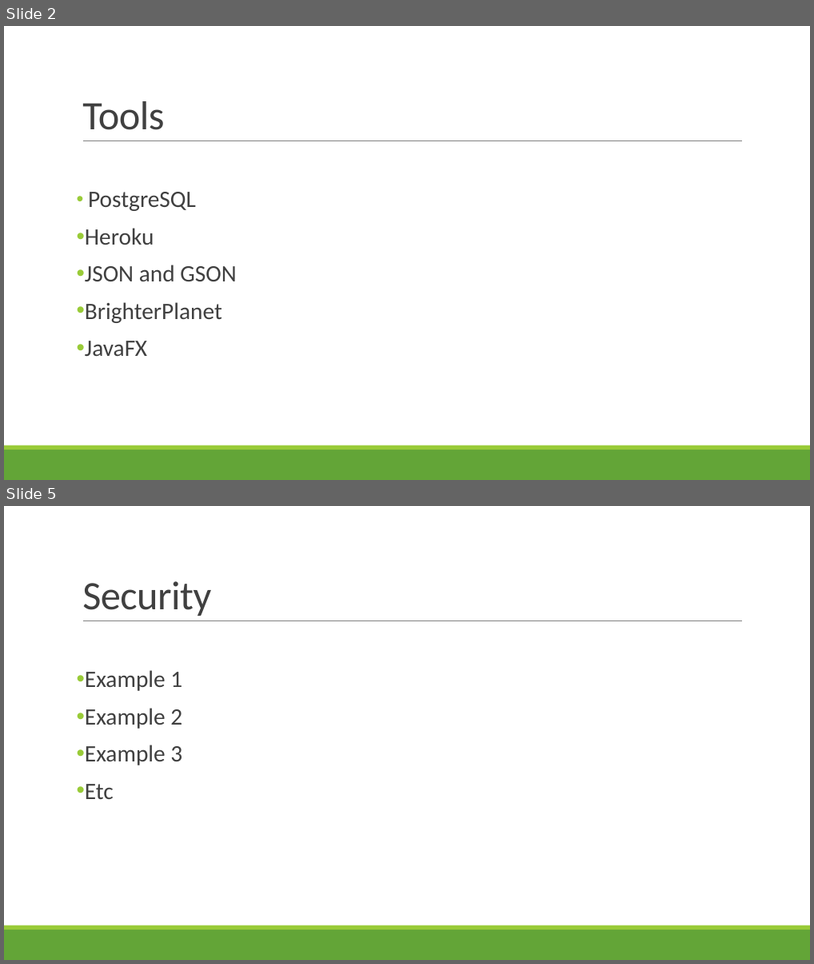
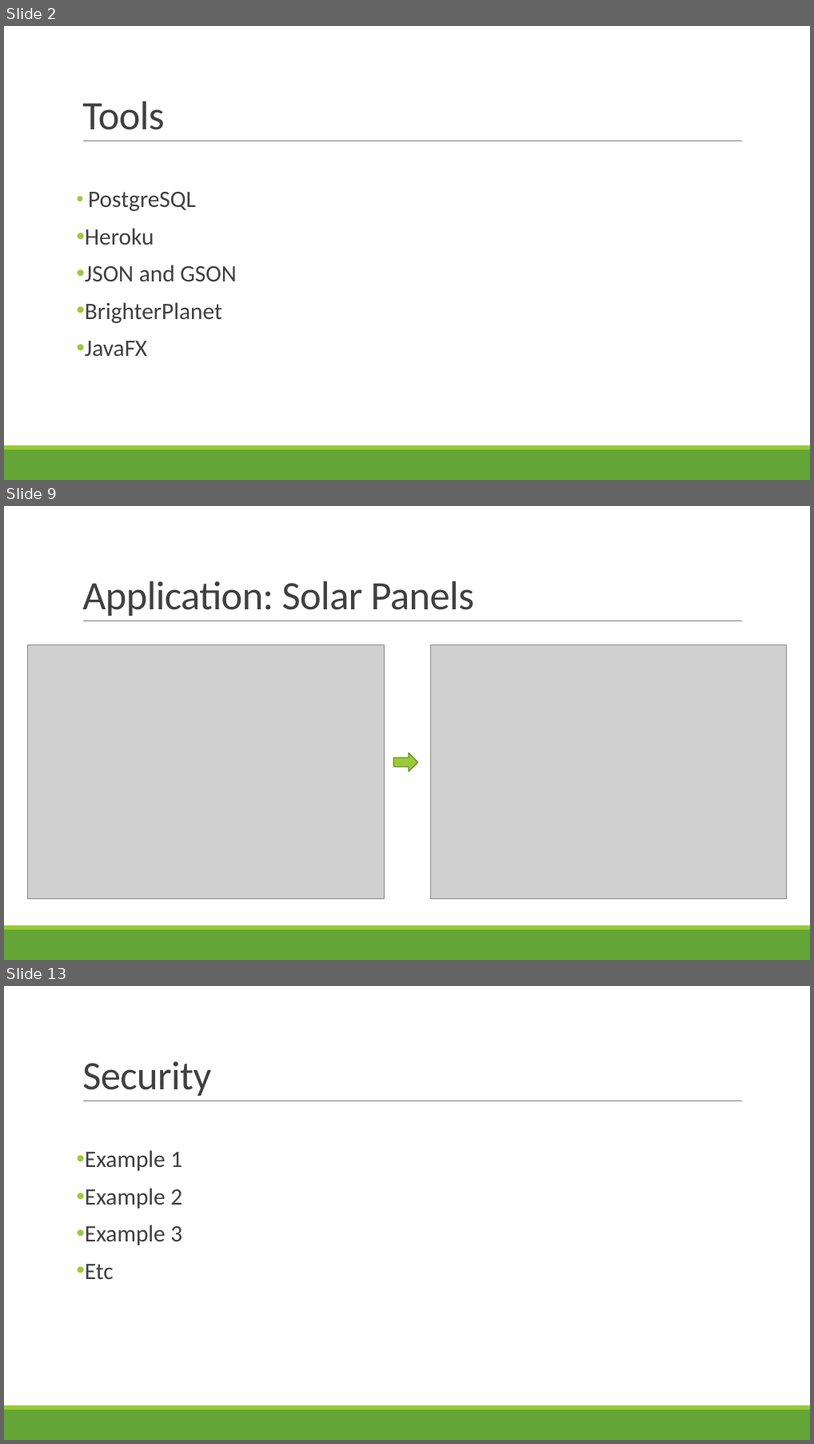
Before and after one commit to shossains/OOPProject, a slide deck: PpGoGreen.pptx. Shown one above the other, each under a label of ours: slides 2 and 5 before the commit, slides 2, 9 and 13 after it; the slides between them are not shown. The pictures are 814x964 and 814x1444 pixels, drawn with LibreOffice and Linux fonts; fonts in the diff are those of the drawing; grey boxes stand for pictures. Boxes give left, top, right and bottom in pixels: in the first picture for what was removed or moved away, otherwise in the second. Text is boxed around its words. In the diff, an @@ line names an element or a change of style, - is before the commit and + after.

```diff
--- a/PpGoGreen.pptx
+++ b/PpGoGreen.pptx
@@ slide 9 added at (4, 506, 810, 960), background #FFFFFF; not listed: 3 template elements that a slide beside it also shows @@
@@ title added at (82, 581, 474, 616), 48 pt, text #404040 @@
+Application: Solar Panels
@@ picture added at (27, 645, 384, 899) @@
@@ picture added at (430, 645, 787, 899) @@
@@ right arrow added at (394, 753, 418, 772), fill #99CB38, outline #719629 1.25 pt @@
@@ what was slide 5 is now slide 13 @@
```
Also in this commit, not shown: 1 slide changed, 8 other slides added, 4 slides removed.
